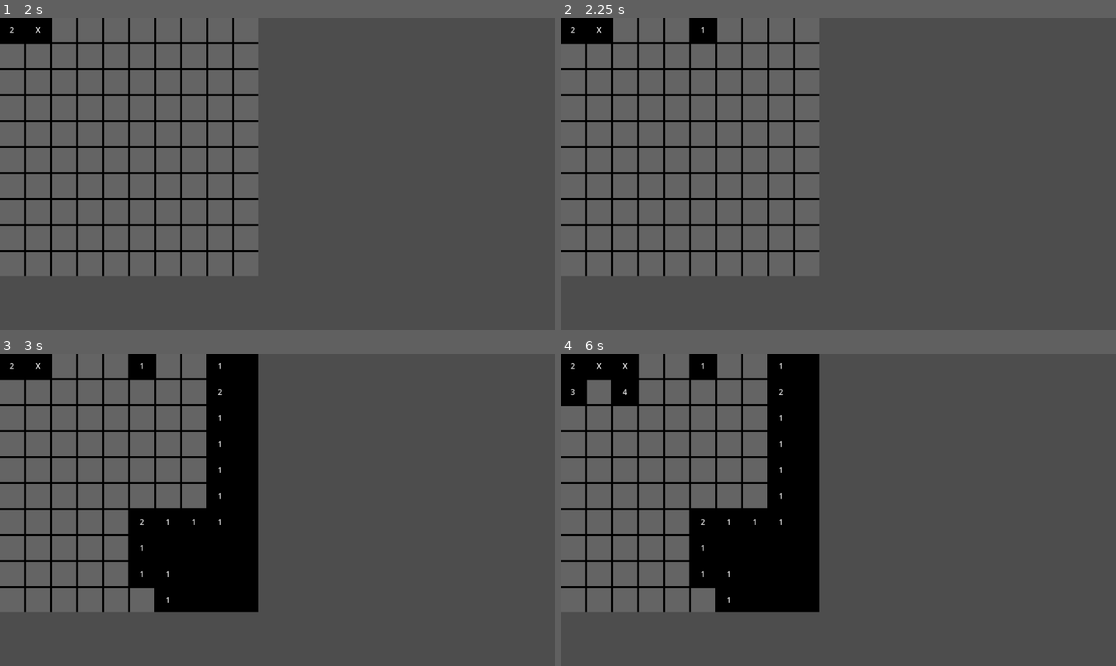
Above: before the commit, frames 1-4 (two rows, left to right).
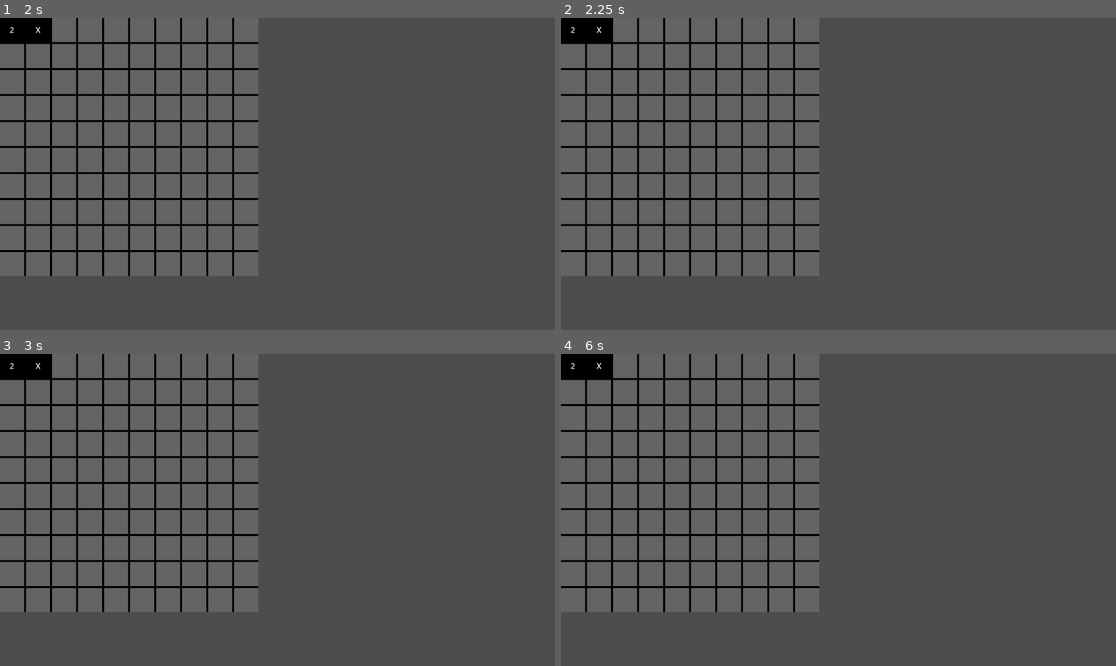
Above: after the commit, the same moments.

Repository: Vorgenstad/minesweeper
Game: Godot game, scene res://scenes/game/game.tscn
Same seed, same stepped clock (60 frames per second), same inputs: the game is played once before the commit and once after it.
Inputs (mouse positions are in pixels of both pictures, inside the frame that each line leads up to):
- Up to frame 1 (2 s): click "2" at 0.5 s; click (38, 30) at 1.27 s
- Up to frame 2 (2.25 s): click (705, 30) at 2 s, where only the run before the commit has a clickable "1"
- Up to frame 3 (3 s): click (244, 366) at 2.77 s
- Up to frame 4 (6 s): click (572, 391) at 3.5 s, where only the run before the commit has a clickable "3"; click (627, 391) at 4.25 s, where only the run before the commit has a clickable "4"; click (572, 366) at 5 s, where only the run before the commit has a clickable "2"; click (627, 366) at 5.77 s

Frame 1 is identical in both runs. In frame 2, 0.3% of the frame differs, in the area x 23-28%, y 0-8%; in frame 3, 11%; in frame 4, 12%, in the area x 0-47%, y 0-83%.

Commit message:
Added game pause on victory or loss

Diff:
--- a/scenes/game/game.gd
+++ b/scenes/game/game.gd
@@ -20,10 +20,13 @@
 	add_child(board)
 
 func _on_board_bomb_pressed() -> void:
-	print("Game over!")
+	get_tree().paused = true
+
+	print("Game Over!")
 
 func _on_board_empty_cell_pressed() -> void:
 	empty_cells -= 1
 
 	if empty_cells == 0:
+		get_tree().paused = true
 		print("You win!")
